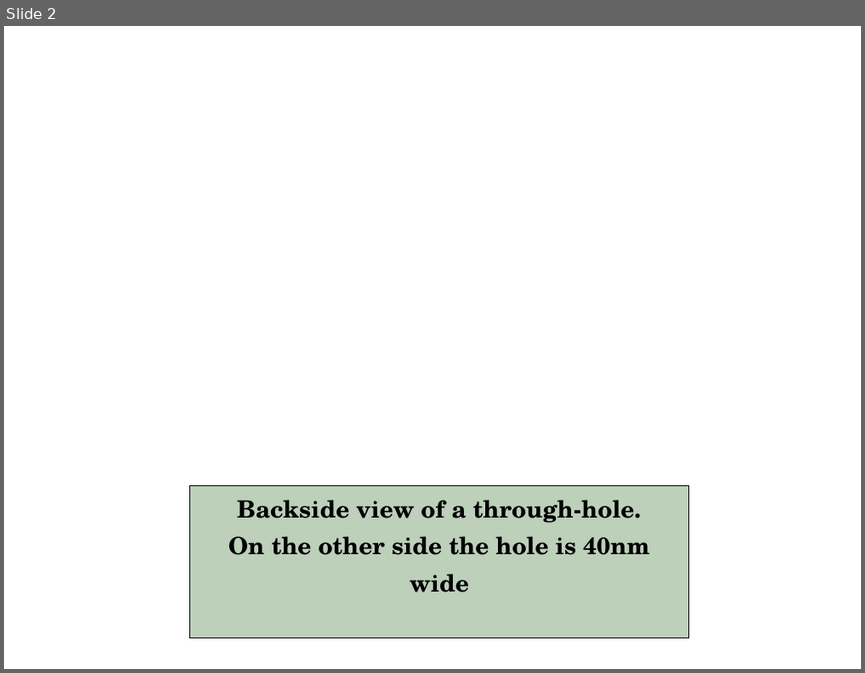
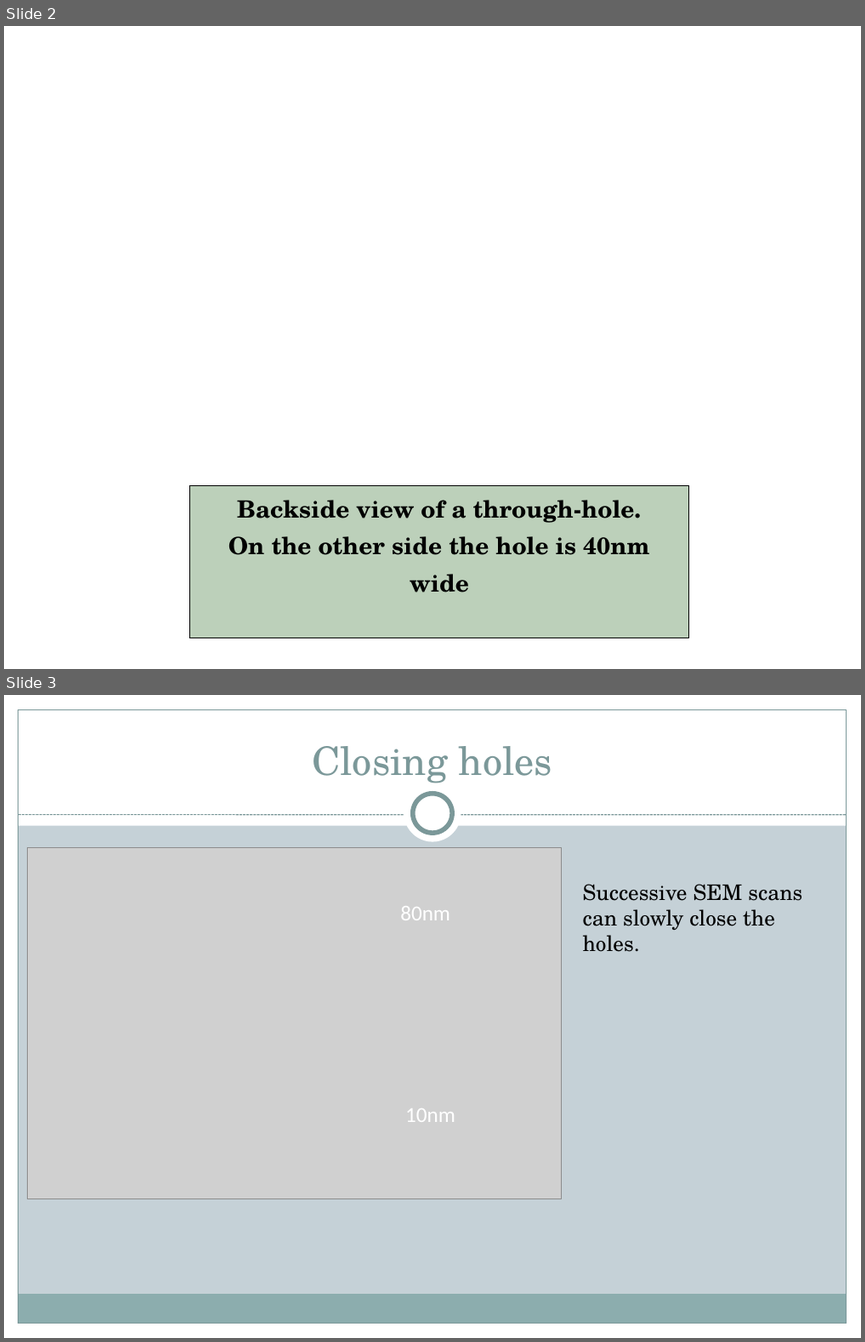
Before and after one commit to AdrienMau/Australie, a slide deck: Presentation/19juillet/Presentation-StageSwinburne-19Juillet.pptx. Shown one above the other, each under a label of ours: slide 2 before the commit, slides 2 and 3 after it. The pictures are 865x673 and 865x1342 pixels, drawn with LibreOffice and Linux fonts; fonts in the diff are those of the drawing; grey boxes stand for pictures; background and template pictures are left out. Boxes give left, top, right and bottom in pixels: in the first picture for what was removed or moved away, otherwise in the second. Text is boxed around its words. In the diff, an @@ line names an element or a change of style, - is before the commit and + after.

```diff
--- a/Presentation/19juillet/Presentation-StageSwinburne-19Juillet.pptx
+++ b/Presentation/19juillet/Presentation-StageSwinburne-19Juillet.pptx
@@ slide 3 added at bbox=[4, 695, 861, 1338], background #C5D1D7 @@
@@ rectangle added at bbox=[4, 695, 861, 825], fill #FFFFFF @@
@@ rectangle added at bbox=[4, 695, 18, 1338], fill #FFFFFF @@
@@ rectangle added at bbox=[18, 709, 846, 1323], outline #7C999A 0.75 pt @@
@@ rectangle added at bbox=[846, 695, 861, 1338], fill #FFFFFF @@
@@ title added at bbox=[312, 746, 552, 783], 33 pt, text #7C999A @@
+Closing holes
@@ ellipse added at bbox=[404, 785, 461, 842], fill #FFFFFF @@
@@ ellipse added at bbox=[413, 794, 452, 833], fill #FFFFFF, outline #7C999A 4 pt @@
@@ line added from (18, 815) to (846, 815), #7C999A 0.75 pt dashed @@
@@ picture added at bbox=[28, 847, 562, 1198] @@
@@ text added at bbox=[583, 884, 802, 952], 18 pt, text #000000 @@
+Successive SEM scans can slowly close the holes.
@@ text added at bbox=[400, 906, 450, 920], 18 pt, text #FFFFFF @@
+80nm
@@ text added at bbox=[405, 1108, 455, 1122], 18 pt, text #FFFFFF @@
+10nm
@@ rectangle added at bbox=[18, 1294, 846, 1323], fill #8CADAE @@
@@ rectangle added at bbox=[4, 1323, 861, 1338], fill #FFFFFF @@
```
Also in this commit, not shown: 1 slide changed, 1 slide removed, 7 other files.
